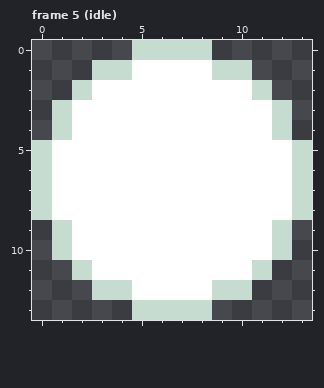
Edited in one commit: pixel-art file (entities/mobs/creatures/yeti/snowball.ase). Above: the version before the commit.
14x14 pixels, 5 frames. Shown: frame 5 (idle).
Now the later version:
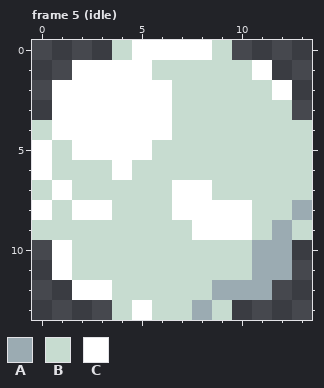
Palette (. is transparent): A #9babb2  B #c7dcd0  C #ffffff
Commit message: Made it possible for projectiles to flip (needed for snowball and didn't make sense why not)
Edits made:
Changed rows in their new state; - is an unchanged pixel.
Frame 5 (idle):
first column x 0:
 0 ----BCCCCB----
 1 --CCC-BBB--C--
 2 -CC----BBBB-C-
 3 -C-----BBBBB--
 4 BC-----BBBBB-B
 5 CB----BBBBBBB-
 6 CBBB-BBBBBBBB-
 7 --BBBBB--BBBB-
 8 CB--BBB----BBA
 9 B-BBBBBB---BAB
10 -CBBBBBBBBBAA-
11 -C-BBBBBBBBAA-
12 --CC-BBBBAAA--
13 ----BC--AB----
